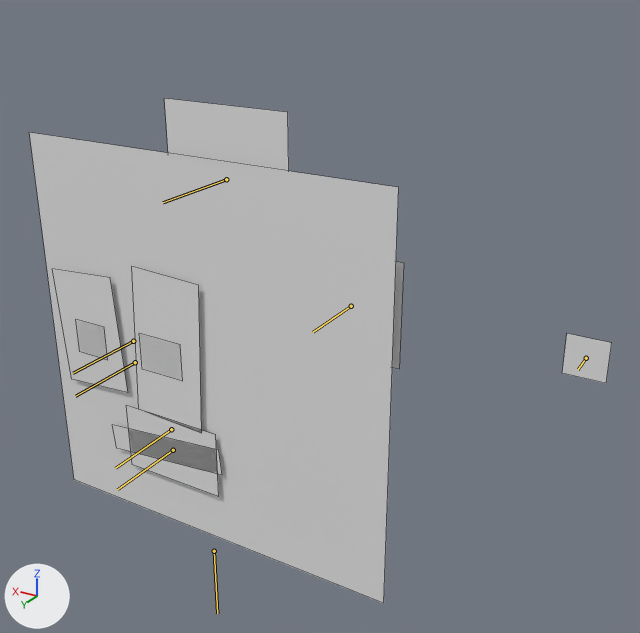
Before and after pictures for a commit that changed the Blender file Finger Guns/Assets/Art/Enemies/ExplodeyOne/ExplodeyOne.blend.
Rendered twice from a 50 mm lens placed at (-1.15, 1.405, 1.862), pointed at (-0.269, -0.061, 1.128). The axes (+X, +Y, +Z) are drawn at lower left. The lights are the same throughout. Both versions are drawn at frame 26 of the action 'Idle'; the numbers are the values there. The bones that bend it are drawn over the model as lines. Mesh edges are drawn as thin lines.

The first picture shows 'ExplodeyOne'.
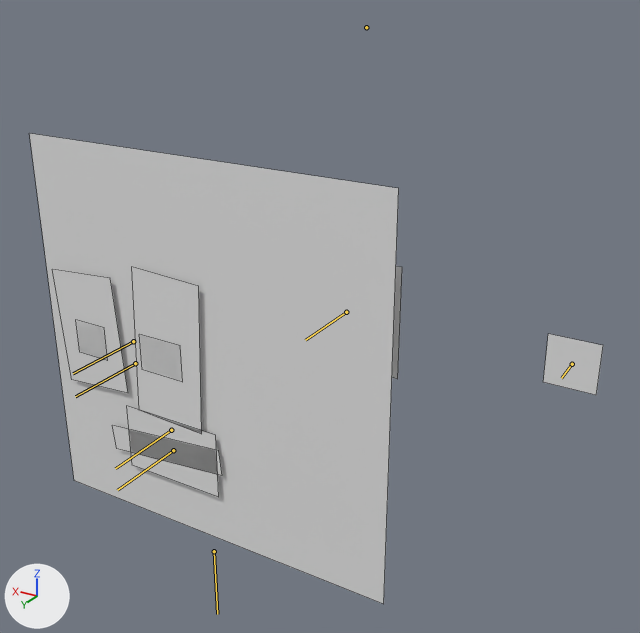
What differs and where, as boxes [x1, y1, x2, y2] in the pictures (640 x 633 px):
'ExplodeyOne', posed: before [29, 98, 612, 603]; after [29, 133, 603, 604]
bone 'Bubble.002', root to tip: before (586, 358) to (578, 369); after (572, 364) to (561, 378)
bone 'Bubble.001', root to tip: before (351, 306) to (313, 332); after (346, 312) to (305, 340)
bone 'Bubble.000', root to tip: before (226, 179) to (163, 202); after (366, 27) to (366, 27)

Edits to the bpy script that builds the scene:
```text
Change bone_bubble_002:
    where bone_bubble_002 = bpy.data.objects['Rig _ExplodeyOne'].pose.bones['Bubble.002']  # child of 'Head Mover'
    bone_bubble_002.location: (0.214, 0.0, 0.246) -> (0.198, 0.0, 0.223)
    bone_bubble_002.scale: (0.26, 0.26, 0.26) -> (0.32, 0.32, 0.32)
Change bone_bubble_001:
    where bone_bubble_001 = bpy.data.objects['Rig _ExplodeyOne'].pose.bones['Bubble.001']  # child of 'Head Mover'
    bone_bubble_001.location: (0.041, 0.0, 0.112) -> (0.028, 0.0, 0.101)
    bone_bubble_001.scale: (0.74, 0.74, 0.74) -> (0.79, 0.79, 0.79)
Change bone_bubble_000:
    where bone_bubble_000 = bpy.data.objects['Rig _ExplodeyOne'].pose.bones['Bubble.000']  # child of 'Head Mover'
    bone_bubble_000.location: (0.0, 0.0, 0.0) -> (0.311, 0.0, 0.314)
    bone_bubble_000.scale: (1.0, 1.0, 1.0) -> (0.0, 0.0, 0.0)
```
